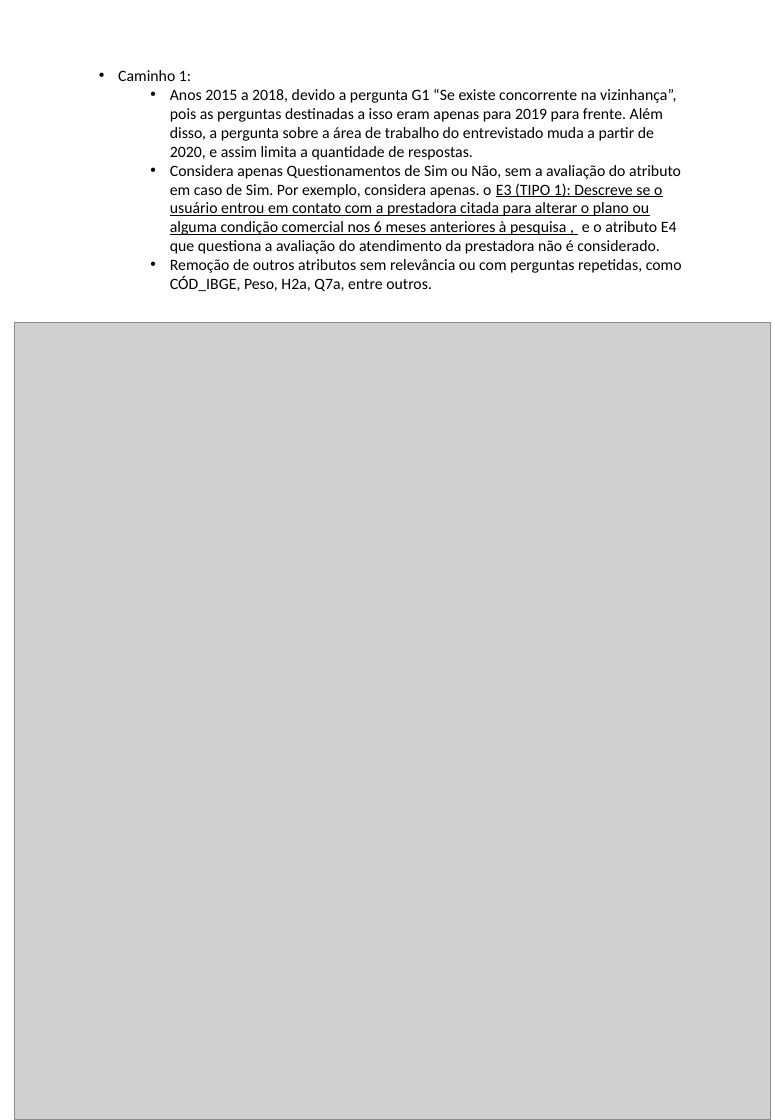
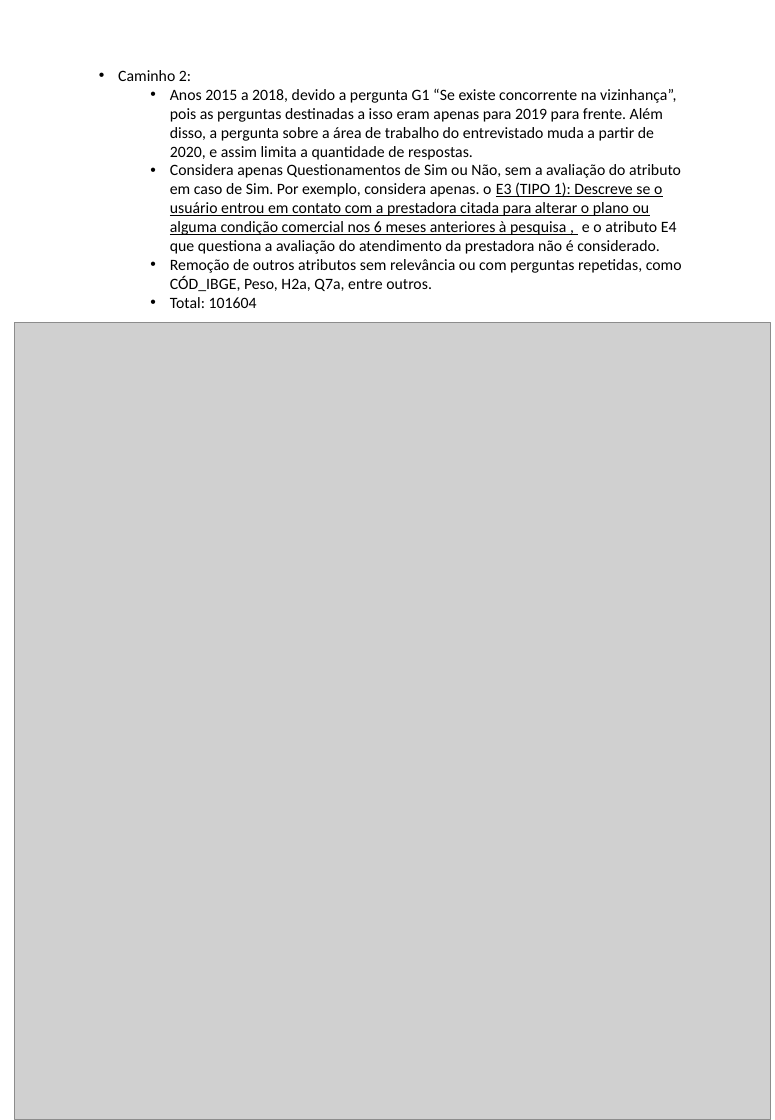
Before and after one commit to mrelero/machine-learning-anatel-database, a slide deck: slide 6 of Fluxo_Pesquisa.pptx (slide 5 before the commit). Drawn at 775x1120 pixels with LibreOffice and Linux fonts; fonts in the diff are those of the drawing; grey boxes stand for pictures. Boxes give left, top, right and bottom in pixels: in the first picture for what was removed or moved away, otherwise in the second. Text is boxed around its words. In the diff, an @@ line names an element or a change of style, - is before the commit and + after.

Commit message:
Caminho 5

```diff
--- a/Fluxo_Pesquisa.pptx
+++ b/Fluxo_Pesquisa.pptx
@@ text at box(118, 70, 191, 81): text changed @@
-• Caminho 1:
+• Caminho 2:
@@ text at box(170, 297, 257, 308): paragraph added @@
+  • Total: 101604
```
Also in this commit, not shown: 4 other slides changed, 1 slide added, 1 other file.
